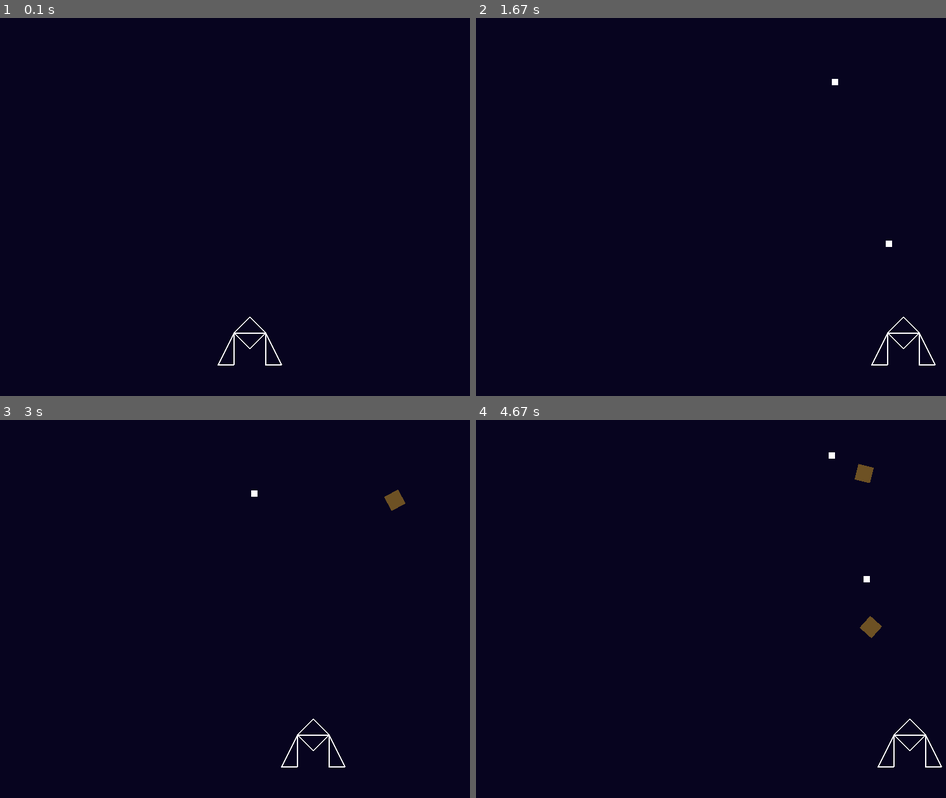
Above: before the commit, frames 1-4 (two rows, left to right).
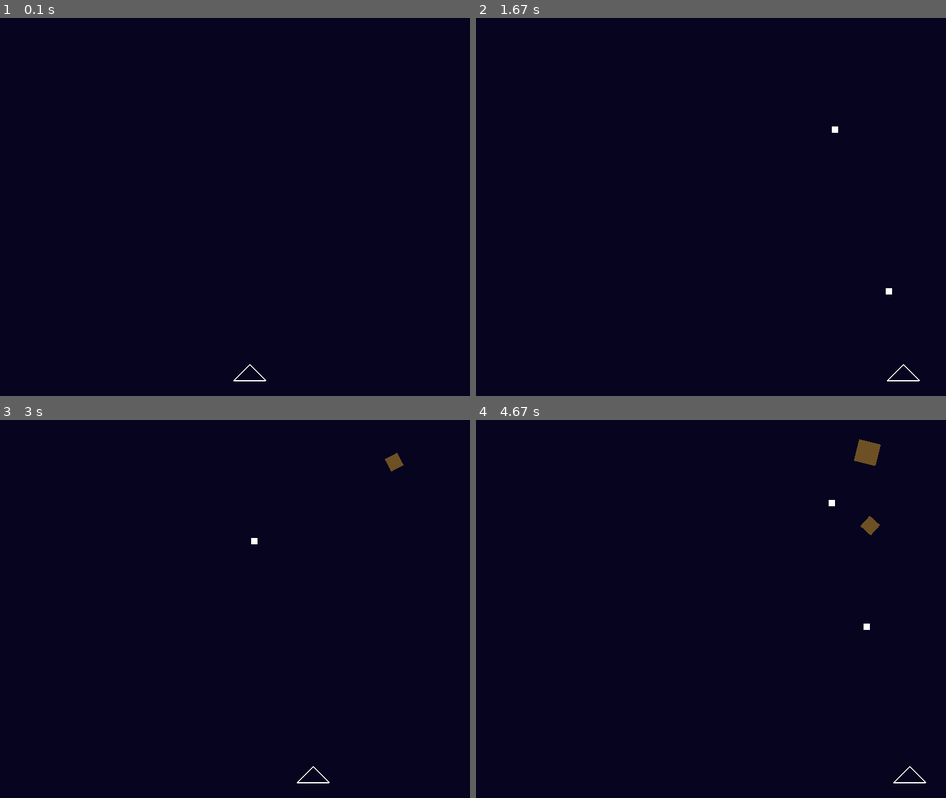
Above: after the commit, the same moments.

Repository: gnikkoch96/pygame-projects
Game: pygame game, started from test_game/shootemup_game/main.py
The game is run twice, just before and just after one commit, with the same random seed, the same clock (stepped at 60 frames per second) and the same inputs.
Inputs:
- Up to frame 1 (0.1 s): no input
- Up to frame 2 (1.67 s): tap Space at 0.33, 0.73, 1.03, 1.23, 1.53 s; hold Right 0.67-1.13 s; hold Right 1.17-1.63 s
- Up to frame 3 (3 s): hold Left 1.67-2.2 s; tap Space at 1.73, 2.03, 2.3, 2.6, 2.73 s; hold Left 2.23-2.63 s; hold Right from 2.67 s (still down)
- Up to frame 4 (4.67 s): tap Space at 3.03, 3.4, 3.7, 3.9, 4.2, 4.4 s; release Right at 3.3 s; hold Left 3.33-3.8 s; hold Right 3.83-4.3 s; hold Right from 4.33 s (still down)

The runs differ from the first frame. In frame 1, 0.2% of the frame differs, in the area x 46-61%, y 79-97%; in frame 2, 0.3%; in frame 3, 0.5%; in frame 4, 1.0%, in the area x 75-100%, y 5-97%.

Commit message:
refactor: player body and location

Diff:
--- a/test_game/shootemup_game/entities/player.py
+++ b/test_game/shootemup_game/entities/player.py
@@ -33,26 +33,6 @@
         pass
 
     def render(self, screen: pygame.Surface):
-        # left wing
-        pygame.draw.polygon(screen,
-                            self.color,
-                            [
-                                (self.x, self.y),
-                                (self.x - 25, self.y + self.height),
-                                (self.x, self.y + self.height)
-                            ],
-                            width=2)
-        # right wing
-        pygame.draw.polygon(screen,
-                            self.color,
-                            [
-                                (self.x + self.width, self.y),
-                                (self.x + self.width + 25, self.y + self.height),
-                                (self.x + self.width, self.y + self.height)
-                            ],
-                            width=2)
-
-        # top body
         pygame.draw.polygon(screen,
             self.color,
             [
@@ -61,13 +41,3 @@
                 (self.x + self.width // 2, self.y - 25)
             ],
             width=2)
-
-        # bottom body
-        pygame.draw.polygon(screen,
-                    self.color,
-                    [
-                        (self.x, self.y),
-                        (self.x + self.width, self.y),
-                        (self.x + self.width // 2, self.y + 25)
-                    ],
-                    width=2)
--- a/test_game/shootemup_game/main.py
+++ b/test_game/shootemup_game/main.py
@@ -20,7 +20,7 @@
 
 # game objs
 bullet_pool: BulletPool = BulletPool()
-player = Player(SCREEN_WIDTH // 2 - 25, SCREEN_HEIGHT - 100, bullet_pool)
+player = Player(SCREEN_WIDTH // 2 - 25, SCREEN_HEIGHT - 25, bullet_pool)
 enemy = Enemy(100, 100, 1, [(0, 0), (SCREEN_HEIGHT + 100)])
 
 
@@ -35,8 +35,9 @@
     current_time = pygame.time.get_ticks()
     if current_time - last_meteor_spawn > meteor_spawn_rate:
         rand_x = random.randint(0, SCREEN_WIDTH) # we should also subtract by meteor size if possible for the max range
-
-        meteor_pool.get_meteor(rand_x, 0)
+        rand_size = random.randint(10, 50)
+        rand_speed = random.randint(1, 5)
+        meteor_pool.get_meteor(rand_x, 0, rand_size, rand_speed)
         last_meteor_spawn = current_time
 
 def check_input():
